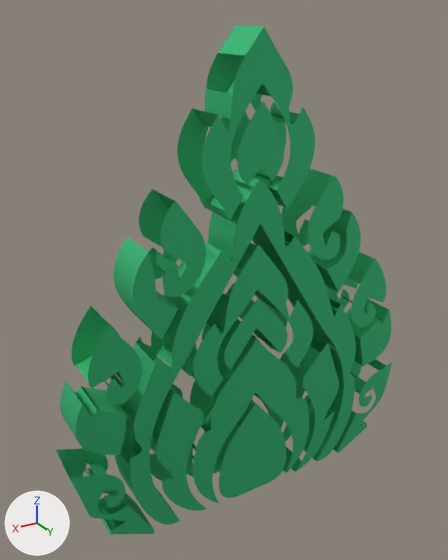
The glTF model Room_collabwt1/_CustomModels/md_namo_laithai1.glb as it was, and as the next commit left it.
Camera for both pictures: a 50 mm lens placed at (12.6, 20.4, 11.3), pointed at (0.8, 0.7, 1.4). The lights are fixed; the arrows at lower left show +X, +Y and +Z. Where no turn or scale is listed for an object, it has been applied to the vertices.

Objects in the first picture: 'Layer:Layer 1_20 - Default_0', 'Layer:Layer 1_20 - Default_0.001'.
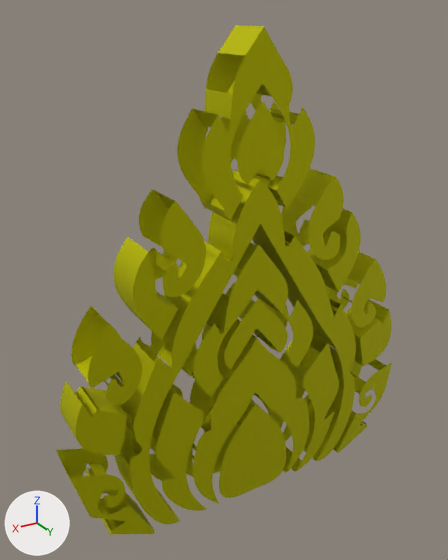
Boxes [x1, y1, x2, y2] around the edits, measured in the pictures (448 x 560 px):
'Layer:Layer 1_20 - Default_0', recoloured (green to yellow)
    both: [56, 25, 392, 535]
'Layer:Layer 1_20 - Default_0.001', recoloured (green to yellow)
    both: [60, 27, 389, 524]

What changed in the scene script:
```text
Change mat_20___default:
    mat_20___default.base_color: (0.0667, 0.588, 0.251) -> (0.588, 0.588, 0.0)  # green #49ca89 -> yellow #caca00
```
